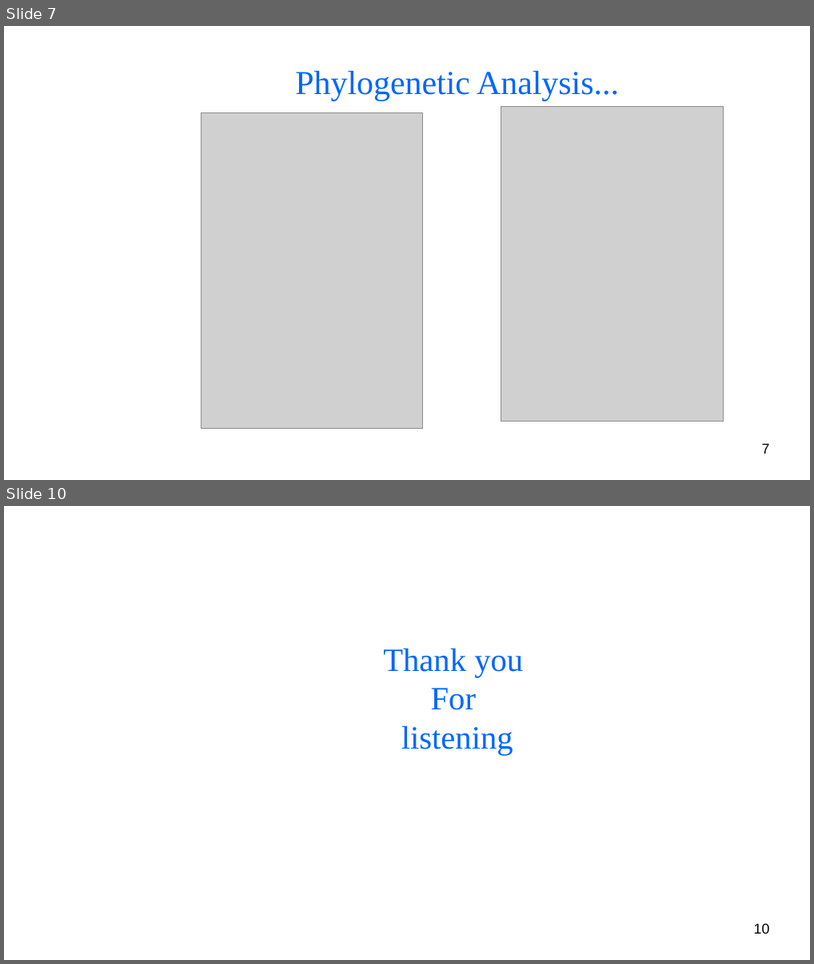
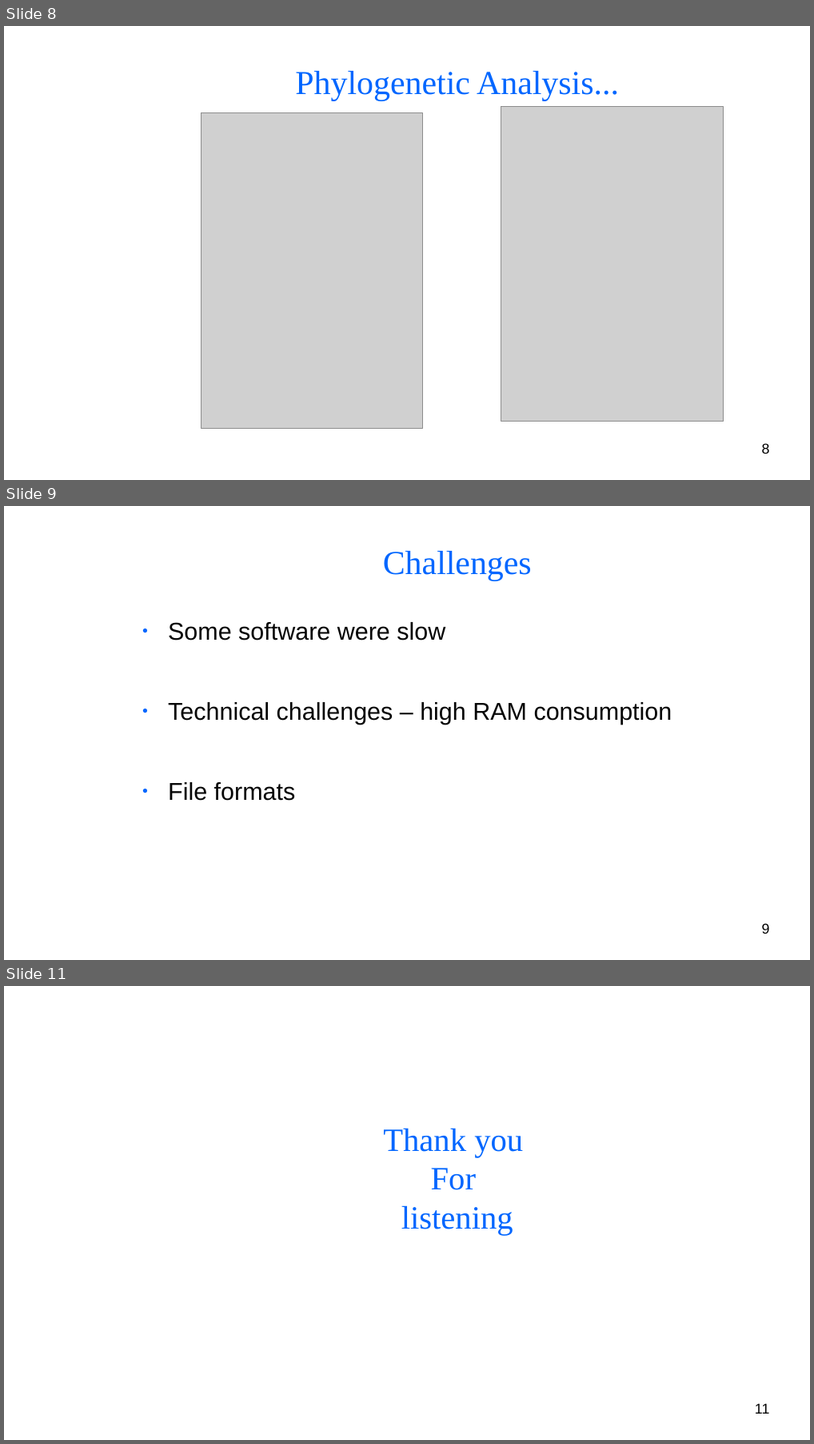
Before and after one commit to BryanAbuchery/Group_Project, a slide deck: Group_presentation.odp. Shown one above the other, each under a label of ours: slides 7 and 10 before the commit, slides 8, 9 and 11 after it; the slides between them are not shown. The pictures are 814x964 and 814x1444 pixels, drawn with LibreOffice and Linux fonts; fonts in the diff are those of the drawing; grey boxes stand for pictures; background and template pictures are left out. Boxes give left, top, right and bottom in pixels: in the first picture for what was removed or moved away, otherwise in the second. Text is boxed around its words. In the diff, an @@ line names an element or a change of style, - is before the commit and + after.

```diff
--- a/Group_presentation.odp
+++ b/Group_presentation.odp
@@ slide 9 added at [4, 506, 810, 960], background picture (left out) @@
@@ title added at [383, 551, 532, 580], 33 pt, text #0066FF @@
+Challenges
@@ text added at [168, 622, 673, 800], 24 pt, text #050505 @@
+● Some software were slow
+● Technical challenges – high RAM consumption
+● File formats
@@ page number added at [762, 923, 770, 933], 14 pt, text #000000 @@
+9
@@ what was slide 7 is now slide 8 @@
@@ page number at [762, 443, 770, 453]: text changed @@
-7
+8
@@ what was slide 10 is now slide 11 @@
@@ page number at [755, 1403, 770, 1413]: text changed @@
-10
+11
```
Also in this commit, not shown: 3 slides changed, 3 other slides added, 3 slides removed.
